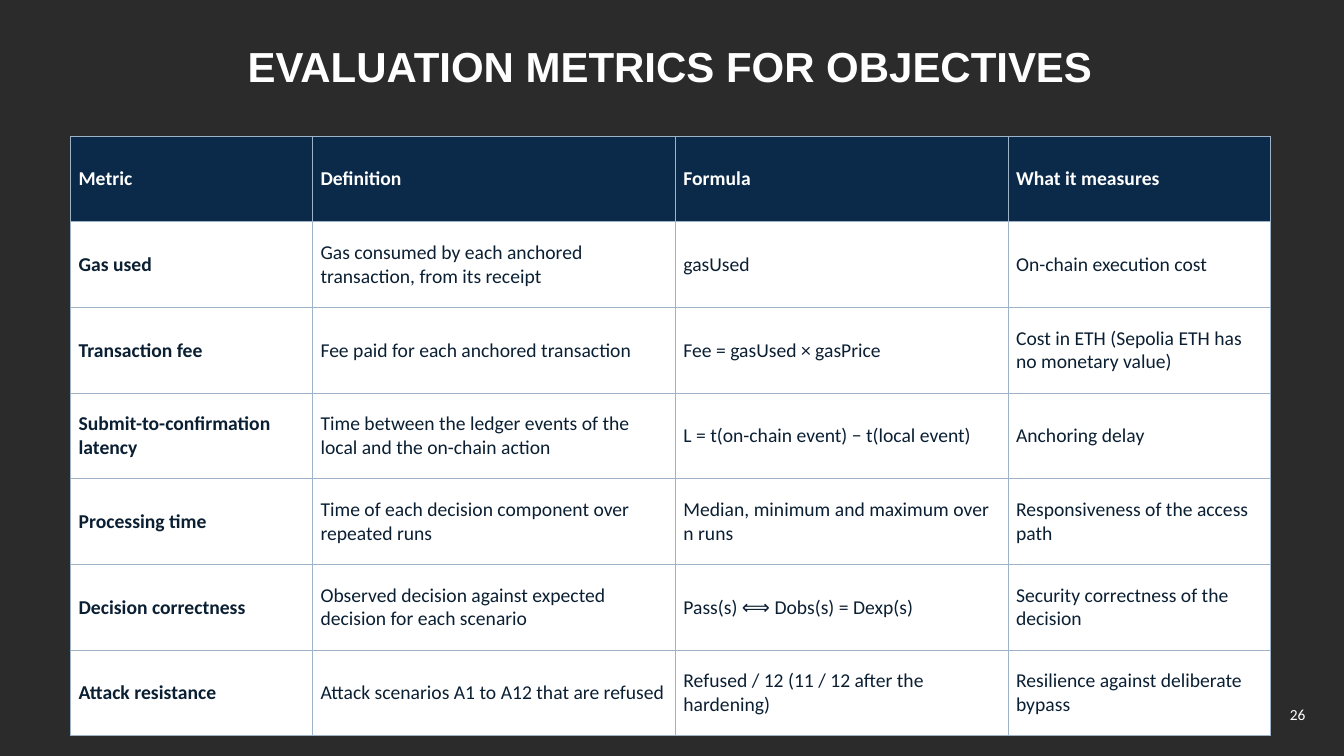
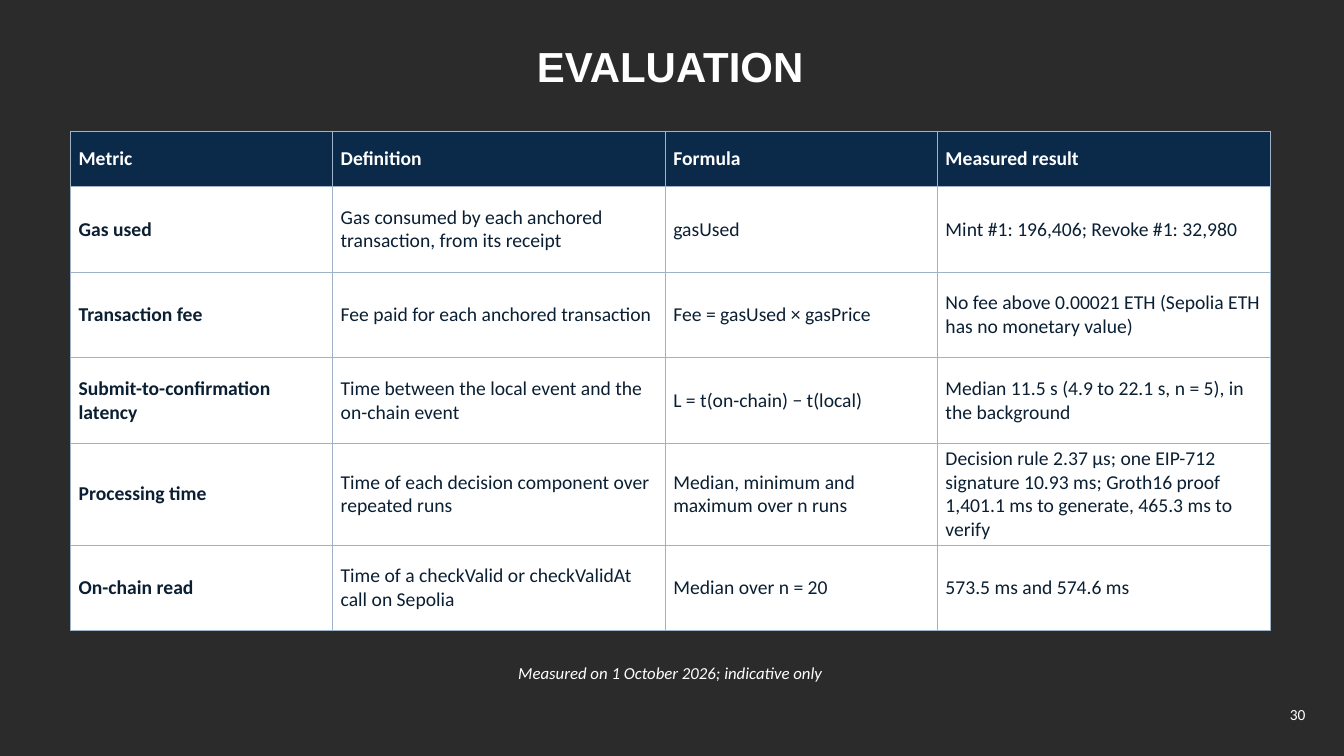
Before and after one commit to yasir12345678900/HealthRWA-Sepolia-Personal-try, a slide deck: slide 30 of docs/Yasir_CA2_Reassessment_Slides.pptx (slide 26 before the commit). Drawn at 1344x756 pixels with LibreOffice and Linux fonts; fonts in the diff are those of the drawing; background and template pictures are left out; a plain dark background stands for a picture behind light text. Boxes give left, top, right and bottom in pixels: in the first picture for what was removed or moved away, otherwise in the second. Text is boxed around its words. In the diff, an @@ line names an element or a change of style, - is before the commit and + after.

```diff
--- a/docs/Yasir_CA2_Reassessment_Slides.pptx
+++ b/docs/Yasir_CA2_Reassessment_Slides.pptx
@@ title at (537, 52, 803, 83): text changed @@
-EVALUATION METRICS FOR OBJECTIVES
+EVALUATION
@@ table at (71, 131, 1270, 613) @@
-row 1: Metric | Definition | Formula | What it measures
-row 2: Gas used | Gas consumed by each anchored transaction, from its receipt | gasUsed | On-chain execution cost
-row 3: Transaction fee | Fee paid for each anchored transaction | Fee = gasUsed × gasPrice | Cost in ETH (Sepolia ETH has no monetary value)
-row 4: Submit-to-confirmation latency | Time between the ledger events of the local and the on-chain action | L = t(on-chain event) − t(local event) | Anchoring delay
-row 5: Processing time | Time of each decision component over repeated runs | Median, minimum and maximum over n runs | Responsiveness of the access path
-row 6: Decision correctness | Observed decision against expected decision for each scenario | Pass(s) ⟺ Dobs(s) = Dexp(s) | Security correctness of the decision
-row 7: Attack resistance | Attack scenarios A1 to A12 that are refused | Refused / 12 (11 / 12 after the hardening) | Resilience against deliberate bypass
+row 1: Metric | Definition | Formula | Measured result
+row 2: Gas used | Gas consumed by each anchored transaction, from its receipt | gasUsed | Mint #1: 196,406; Revoke #1: 32,980
+row 3: Transaction fee | Fee paid for each anchored transaction | Fee = gasUsed × gasPrice | No fee above 0.00021 ETH (Sepolia ETH has no monetary value)
+row 4: Submit-to-confirmation latency | Time between the local event and the on-chain event | L = t(on-chain) − t(local) | Median 11.5 s (4.9 to 22.1 s, n = 5), in the background
+row 5: Processing time | Time of each decision component over repeated runs | Median, minimum and maximum over n runs | Decision rule 2.37 µs; one EIP-712 signature 10.93 ms; Groth16 proof 1,401.1 ms to generate, 465.3 ms to verify
+row 6: On-chain read | Time of a checkValid or checkValidAt call on Sepolia | Median over n = 20 | 573.5 ms and 574.6 ms
@@ table: place and size @@
-table at (71, 136, 1270, 719)
+table at (71, 131, 1270, 613)
@@ text added at (518, 667, 822, 682), 12 pt, text #FFFFFF, italic @@
+Measured on 1 October 2026; indicative only
@@ page number at (1290, 710, 1306, 720): text changed @@
-26
+30
```
Also in this commit, not shown: 1 other slide changed, 1 slide added, 2 slides removed.
